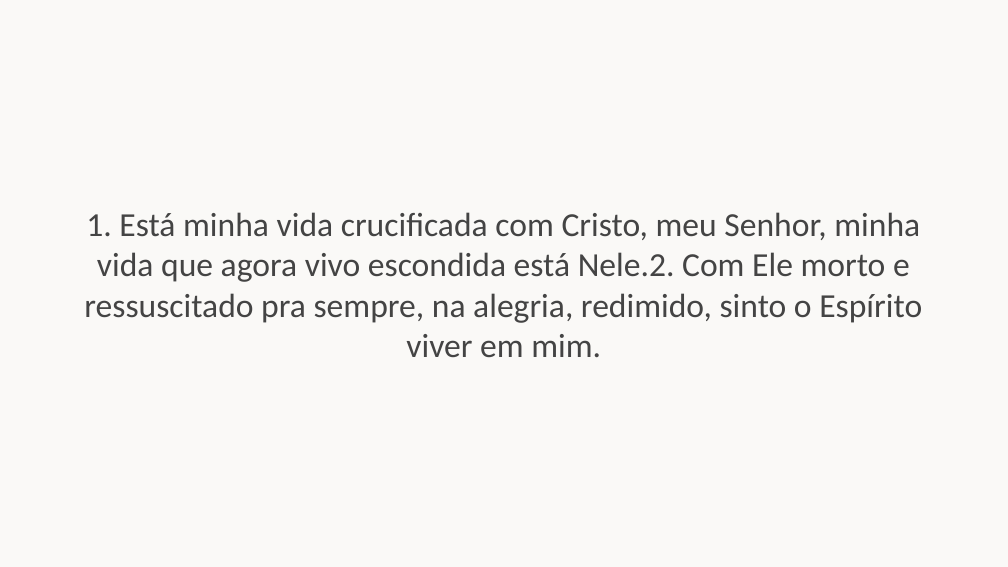
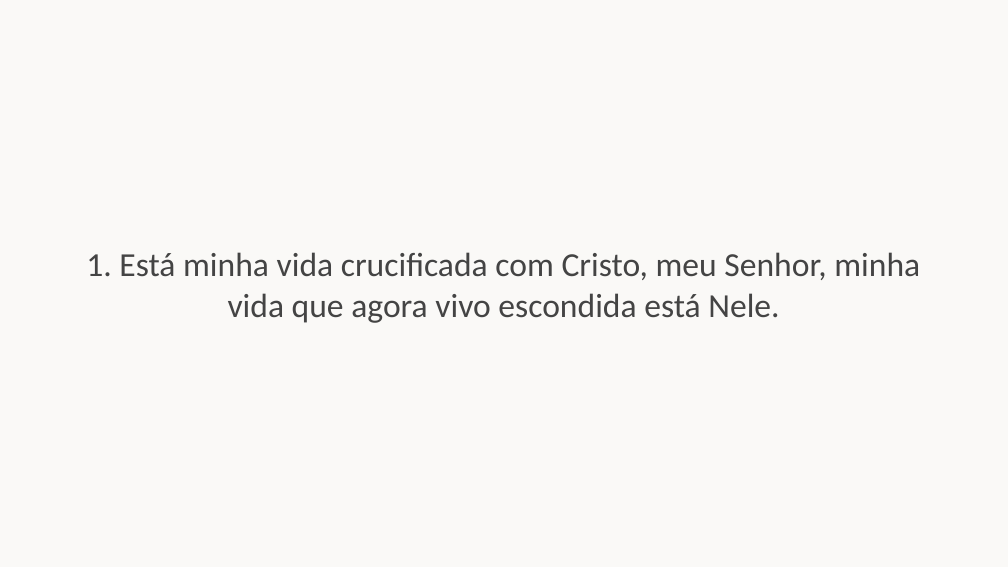
Before and after one commit to gpereira12/slides-harmonia-divina, a slide deck: slide 49 of missas/Quaresma/Quaresma_I.pptx (slide 41 before the commit). Drawn at 1008x567 pixels with LibreOffice and Linux fonts; fonts in the diff are those of the drawing. Boxes give left, top, right and bottom in pixels: in the first picture for what was removed or moved away, otherwise in the second. Text is boxed around its words. In the diff, an @@ line names an element or a change of style, - is before the commit and + after.

```diff
--- a/missas/Quaresma/Quaresma_I.pptx
+++ b/missas/Quaresma/Quaresma_I.pptx
@@ text at [86, 252, 920, 323]: text changed @@
-1. Está minha vida crucificada com Cristo, meu Senhor, minha vida que agora vivo escondida está Nele.2. Com Ele morto e ressuscitado pra sempre, na alegria, redimido, sinto o Espírito viver em mim.
+1. Está minha vida crucificada com Cristo, meu Senhor, minha vida que agora vivo escondida está Nele.
```
Also in this commit, not shown: 8 other slides changed, 10 slides added, 1 other file.
